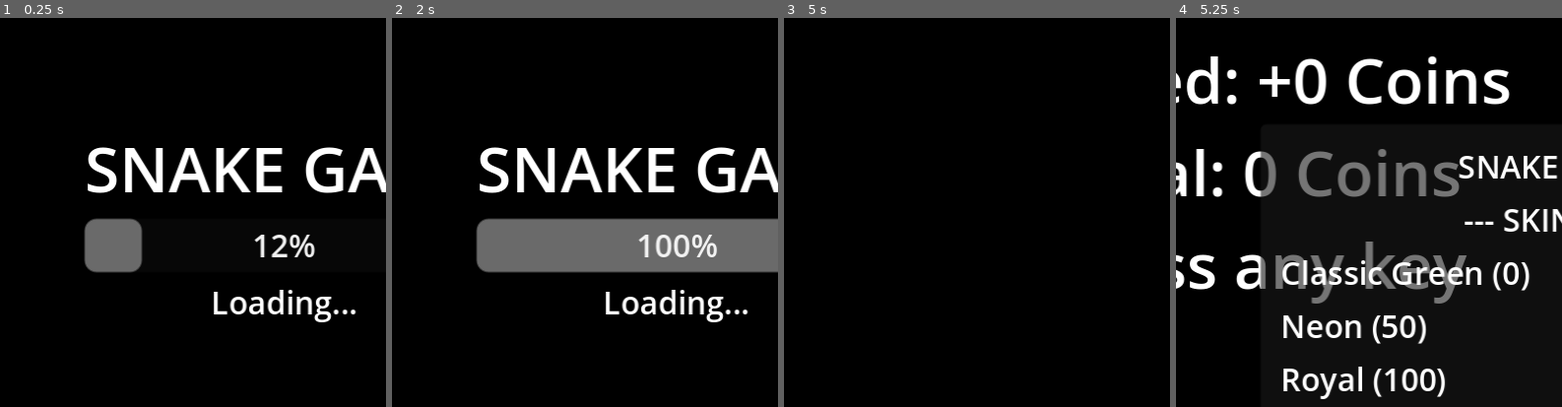
Above: before the commit, frames 1-4 (left to right).
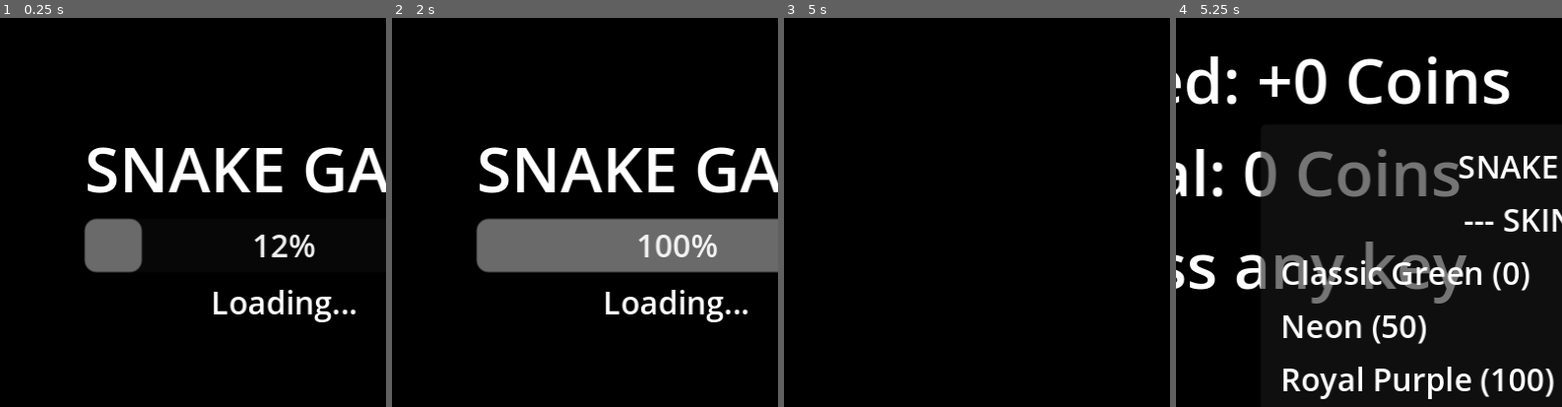
Above: after the commit, the same moments.

Repository: EiJackGH/snake-game
Game: Godot game, scene res://scenes/Main.tscn
Same seed, same stepped clock (60 frames per second), same inputs: the game is played once before the commit and once after it.
Inputs:
- Up to frame 1 (0.25 s): no input
- Up to frame 2 (2 s): hold Up (move_up) from 0.53 s (still down)
- Up to frame 3 (5 s): release Up (move_up) at 2.03 s; hold Left (move_left) 2.03-3.53 s; tap Enter at 2.75, 4.25 s; tap Space at 3.5 s; hold Down (move_down) 3.53-4.28 s; hold Right (move_right) from 4.28 s (still down)
- Up to frame 4 (5.25 s): tap Space at 5 s; release Right (move_right) at 5.03 s; hold Up (move_up) from 5.03 s (still down)
The pictures show only the part of the screen within x 38-88%, y 36-86%; the shares and areas given below are measured in that part.

Frames 1-3 are identical in both runs. In frame 4, 1.5% of the frame differs, in the area x 51-98%, y 89-98%.
Error in both runs: Invalid access to property or key 'Default' on a base object of type 'Dictionary'. (res://scripts/Main.gd:534)

Commit message:
Rename skin 'Royal' to 'Royal Purple'

Diff:
--- a/scripts/Main.gd
+++ b/scripts/Main.gd
@@ -22,7 +22,7 @@
 const SKINS = {
 	"Classic Green": {"head_color": Color.GREEN, "body_color": Color.DARK_GREEN, "cost": 0},
 	"Neon": {"head_color": Color.CYAN, "body_color": Color.BLUE, "cost": 50},
-	"Royal": {"head_color": Color.GOLD, "body_color": Color.DARK_GOLDENROD, "cost": 100},
+	"Royal Purple": {"head_color": Color.PURPLE, "body_color": Color.DARK_GOLDENROD, "cost": 100},
 	"Lava Glow": {"head_color": Color.RED, "body_color": Color.DARK_RED, "cost": 150}
 }
 
